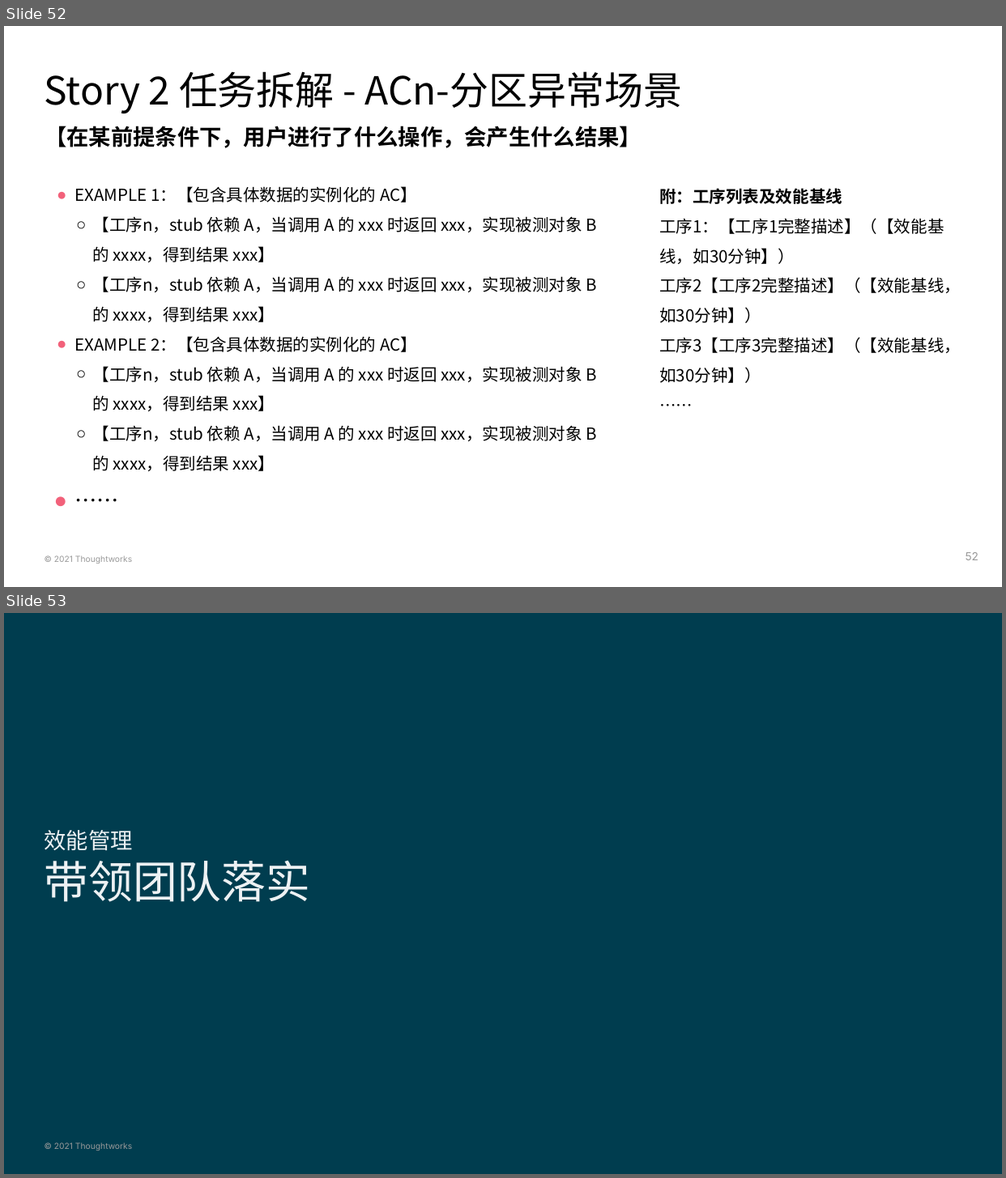
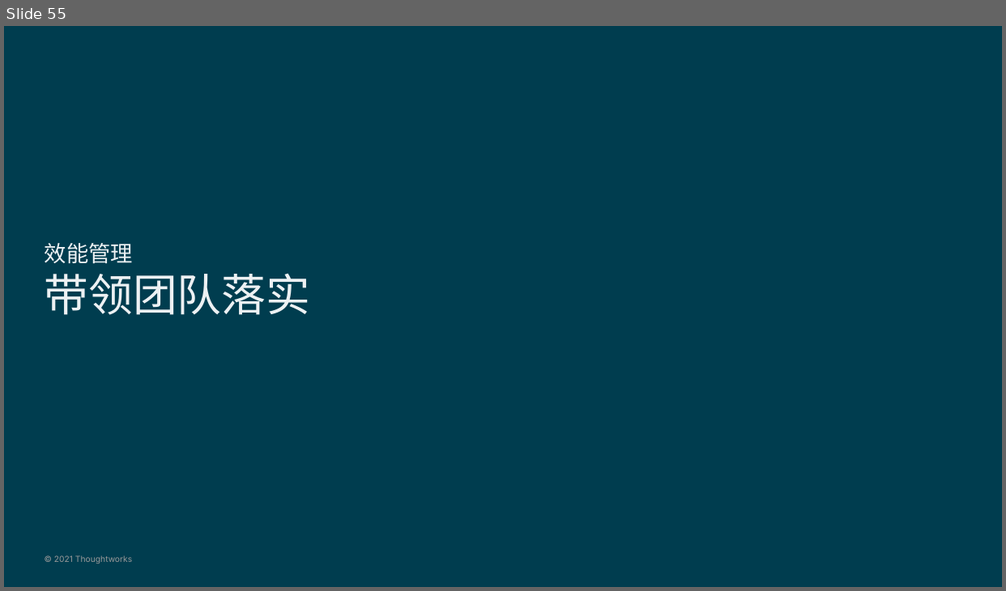
Before and after one commit to deesyx/heima, a slide deck: doc/PS4 黑马考核-项目On-boarding模板-胡炫光.pptx. Shown one above the other, each under a label of ours: slides 52 and 53 before the commit, slide 55 after it. The pictures are 1006x1178 and 1006x591 pixels, drawn with LibreOffice and Linux fonts; fonts in the diff are those of the drawing; background and template pictures are left out. Boxes give left, top, right and bottom in pixels: in the first picture for what was removed or moved away, otherwise in the second. Text is boxed around its words. In the diff, an @@ line names an element or a change of style, - is before the commit and + after.

```diff
--- a/doc/PS4 黑马考核-项目On-boarding模板-胡炫光.pptx
+++ b/doc/PS4 黑马考核-项目On-boarding模板-胡炫光.pptx
@@ slide 52 removed at box(4, 26, 1002, 587), background #FFFFFF; not listed: 1 template element that a slide beside it also shows @@
@@ title removed at box(44, 71, 683, 114) @@
-Story 2 任务拆解 - ACn-分区异常场景
@@ subtitle removed at box(44, 126, 641, 148) @@
-【在某前提条件下，用户进行了什么操作，会产生什么结果】
@@ text removed at box(74, 186, 596, 472) @@
-● EXAMPLE 1：【包含具体数据的实例化的 AC】
-  ○ 【工序n，stub 依赖 A，当调用 A 的 xxx 时返回 xxx，实现被测对象 B 的 xxxx，得到结果 xxx】
-  ○ 【工序n，stub 依赖 A，当调用 A 的 xxx 时返回 xxx，实现被测对象 B 的 xxxx，得到结果 xxx】
-● EXAMPLE 2：【包含具体数据的实例化的 AC】
-  ○ 【工序n，stub 依赖 A，当调用 A 的 xxx 时返回 xxx，实现被测对象 B 的 xxxx，得到结果 xxx】
-  ○ 【工序n，stub 依赖 A，当调用 A 的 xxx 时返回 xxx，实现被测对象 B 的 xxxx，得到结果 xxx】
-● ……
@@ text removed at box(659, 188, 961, 383) @@
-附：工序列表及效能基线
-工序1：【工序1完整描述】（【效能基线，如30分钟】）
-工序2【工序2完整描述】（【效能基线，如30分钟】）
-工序3【工序3完整描述】（【效能基线，如30分钟】）
-……
@@ page number removed at box(965, 552, 978, 561) @@
-52
@@ what was slide 53 is now slide 55 @@
```
Also in this commit, not shown: 4 slides changed, 4 slides added, 1 other slide removed, 2 other files.
